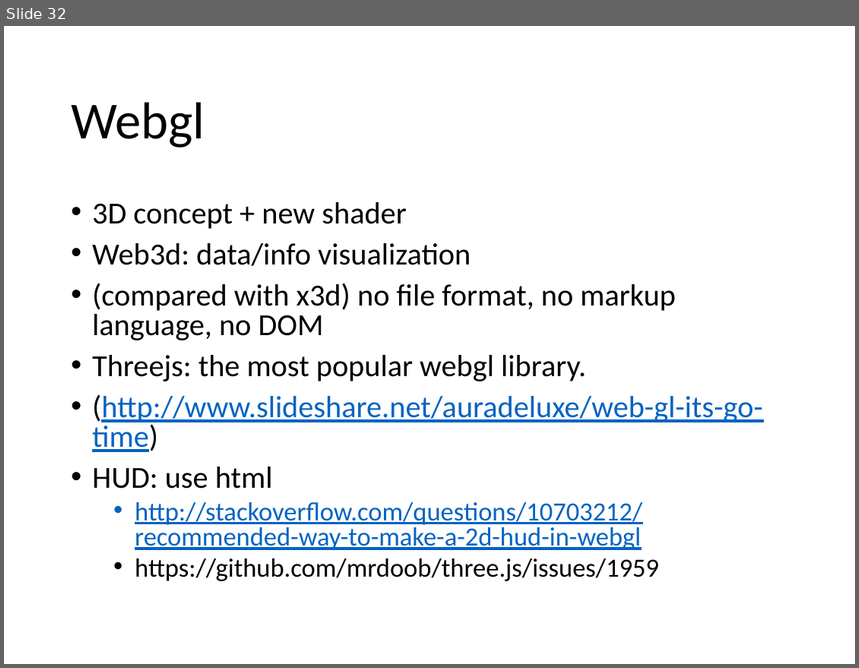
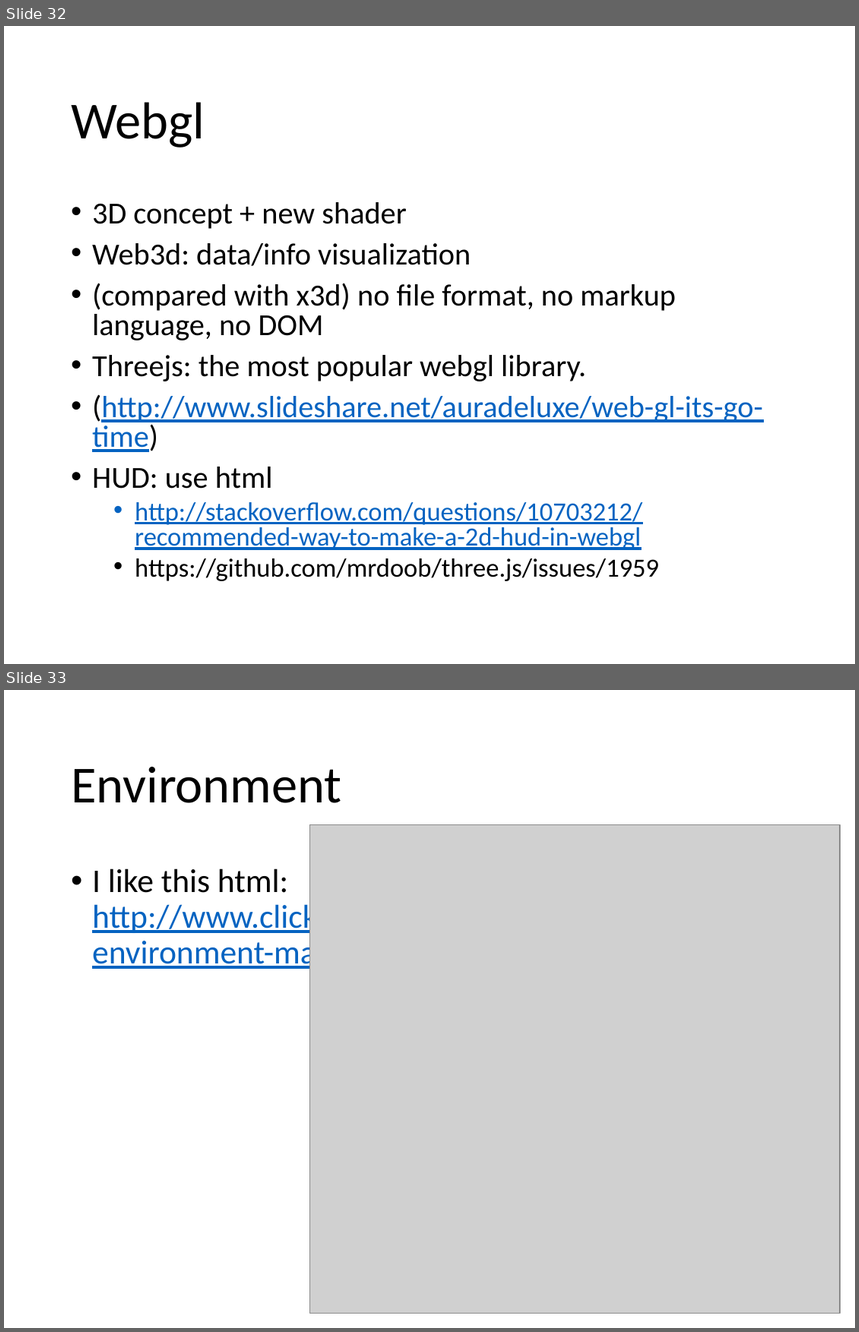
Before and after one commit to caa1211/tutsplus, a slide deck: threejs-tuts-4.pptx. Shown one above the other, each under a label of ours: slide 32 before the commit, slides 32 and 33 after it. The pictures are 859x668 and 859x1332 pixels, drawn with LibreOffice and Linux fonts; fonts in the diff are those of the drawing; grey boxes stand for pictures. Boxes give left, top, right and bottom in pixels: in the first picture for what was removed or moved away, otherwise in the second. Text is boxed around its words. In the diff, an @@ line names an element or a change of style, - is before the commit and + after.

```diff
--- a/threejs-tuts-4.pptx
+++ b/threejs-tuts-4.pptx
@@ slide 33 added at box(4, 690, 855, 1328), background #FFFFFF @@
@@ title added at box(71, 767, 341, 803), 44 pt, text #000000 @@
+Environment
@@ picture added at box(310, 825, 840, 1314) @@
@@ text added at box(92, 869, 728, 972), 28 pt, text #0563C1, underline @@
+• I like this html: http://www.clicktorelease.com/code/spherical-environment-mapping/
```
Also in this commit, not shown: 12 other files.
